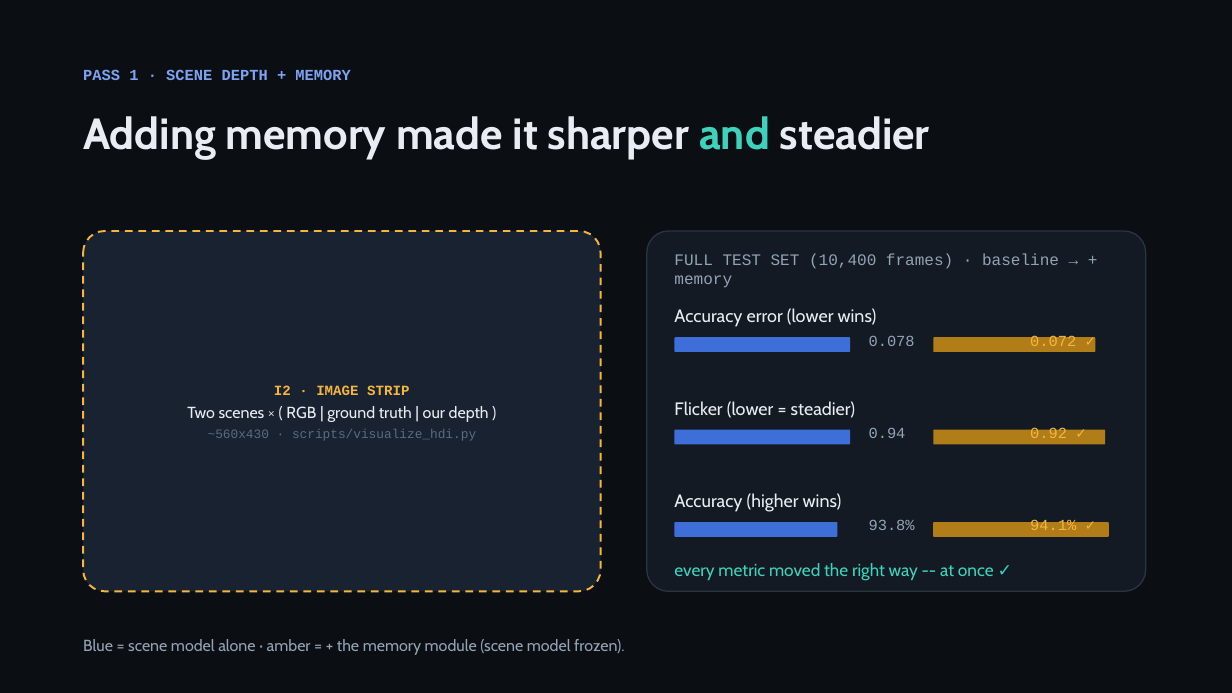
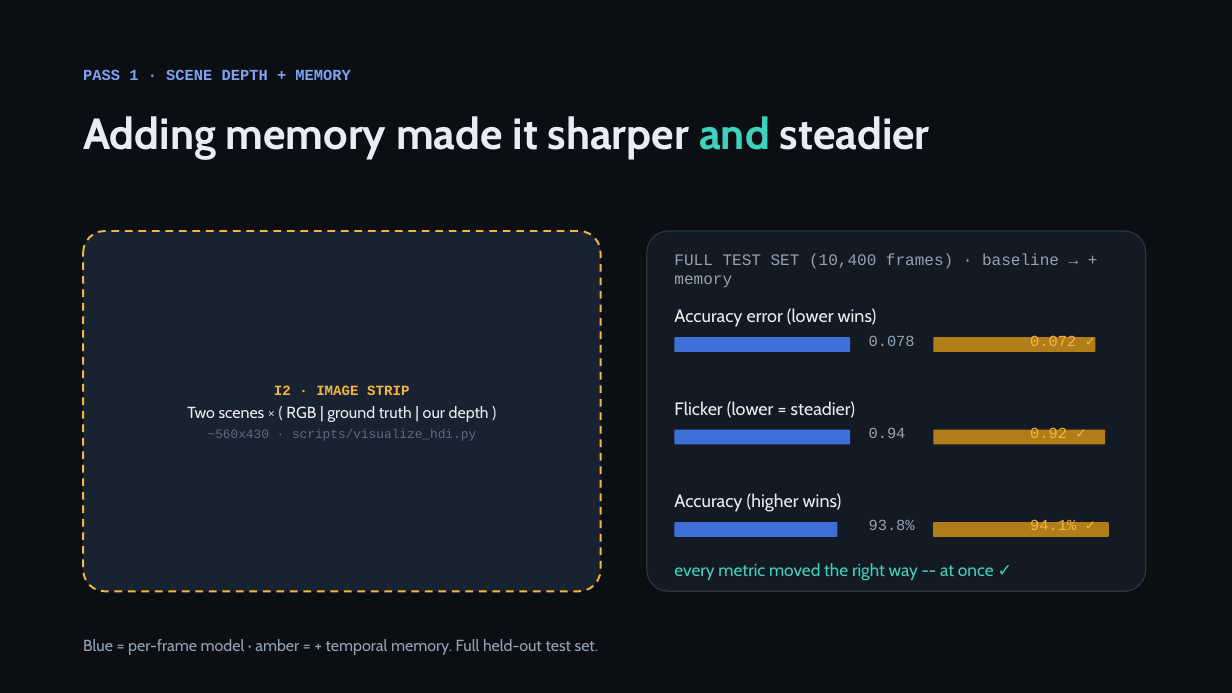
Before and after one commit to KSJanjua/ProCodes, a slide deck: slide 7 of docs/presentation/instancedepth-journey.pptx. Drawn at 1232x693 pixels with LibreOffice and Linux fonts; fonts in the diff are those of the drawing. Boxes give left, top, right and bottom in pixels: in the first picture for what was removed or moved away, otherwise in the second. Text is boxed around its words. In the diff, an @@ line names an element or a change of style, - is before the commit and + after.

```diff
--- a/docs/presentation/instancedepth-journey.pptx
+++ b/docs/presentation/instancedepth-journey.pptx
@@ text at (x1=83, y1=639, x2=598, y2=655): text changed @@
-Blue = scene model alone · amber = + the memory module (scene model frozen).
+Blue = per-frame model · amber = + temporal memory. Full held-out test set.
```
Also in this commit, not shown: 7 other slides changed, 1 slide added, 1 slide removed, 1 other file.
